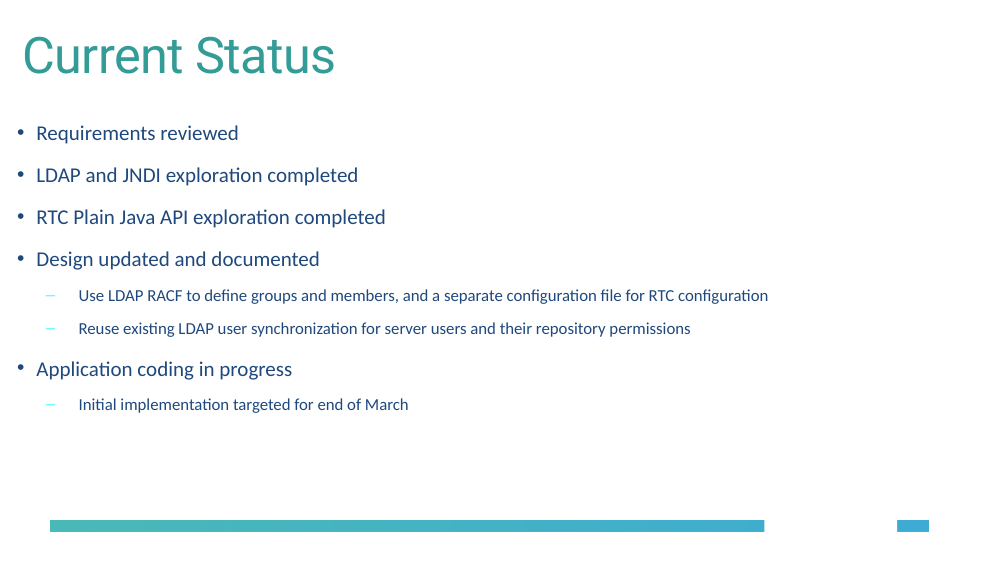
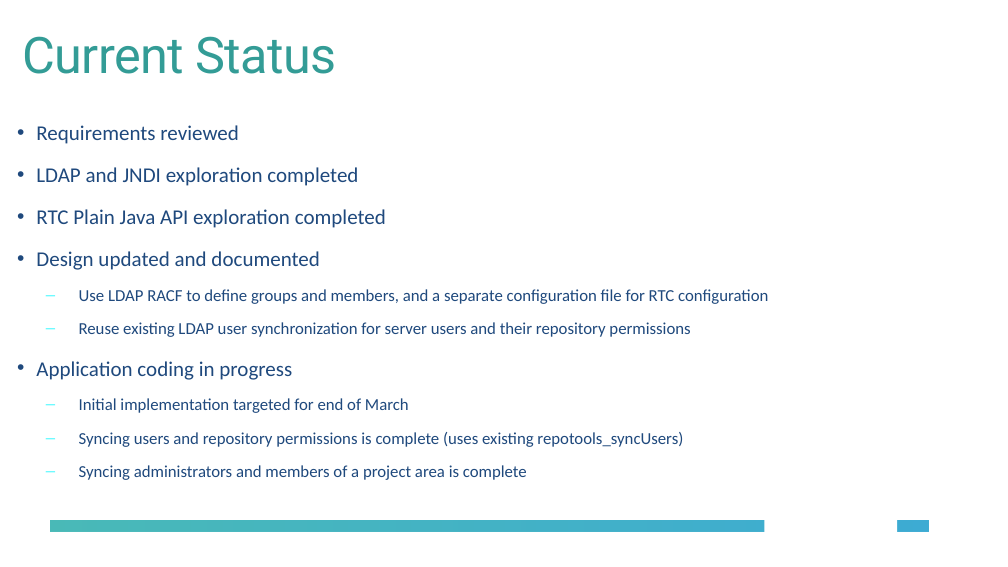
Before and after one commit to jamsden/CE4IoTConnector, a slide deck: slide 3 of LDAP-RTC-Sync/docs/LDAP-RTCSync.pptx. Drawn at 1008x567 pixels with LibreOffice and Linux fonts; fonts in the diff are those of the drawing; background and template pictures are left out. Boxes give left, top, right and bottom in pixels: in the first picture for what was removed or moved away, otherwise in the second. Text is boxed around its words. In the diff, an @@ line names an element or a change of style, - is before the commit and + after.

```diff
--- a/LDAP-RTC-Sync/docs/LDAP-RTCSync.pptx
+++ b/LDAP-RTC-Sync/docs/LDAP-RTCSync.pptx
@@ text at (79,432,683,480): paragraphs added @@
+  – Syncing users and repository permissions is complete (uses existing repotools_syncUsers)
+  – Syncing administrators and members of a project area is complete
```
Also in this commit, not shown: 5 other slides changed, 9 other files.
